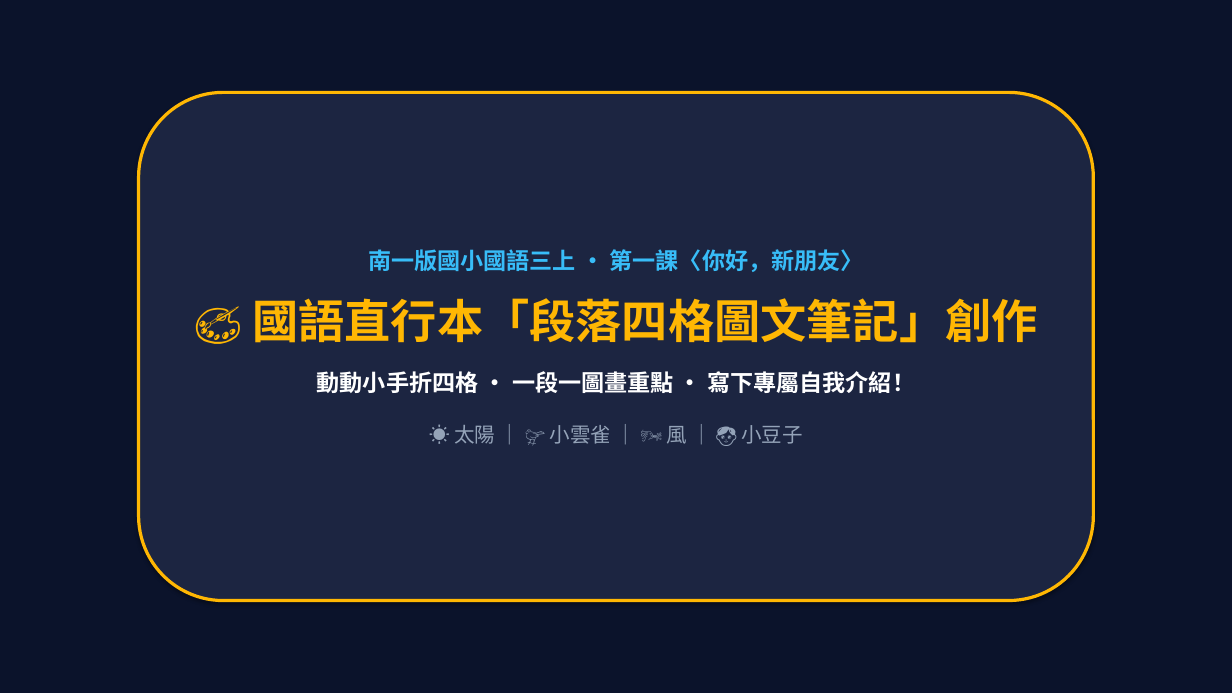
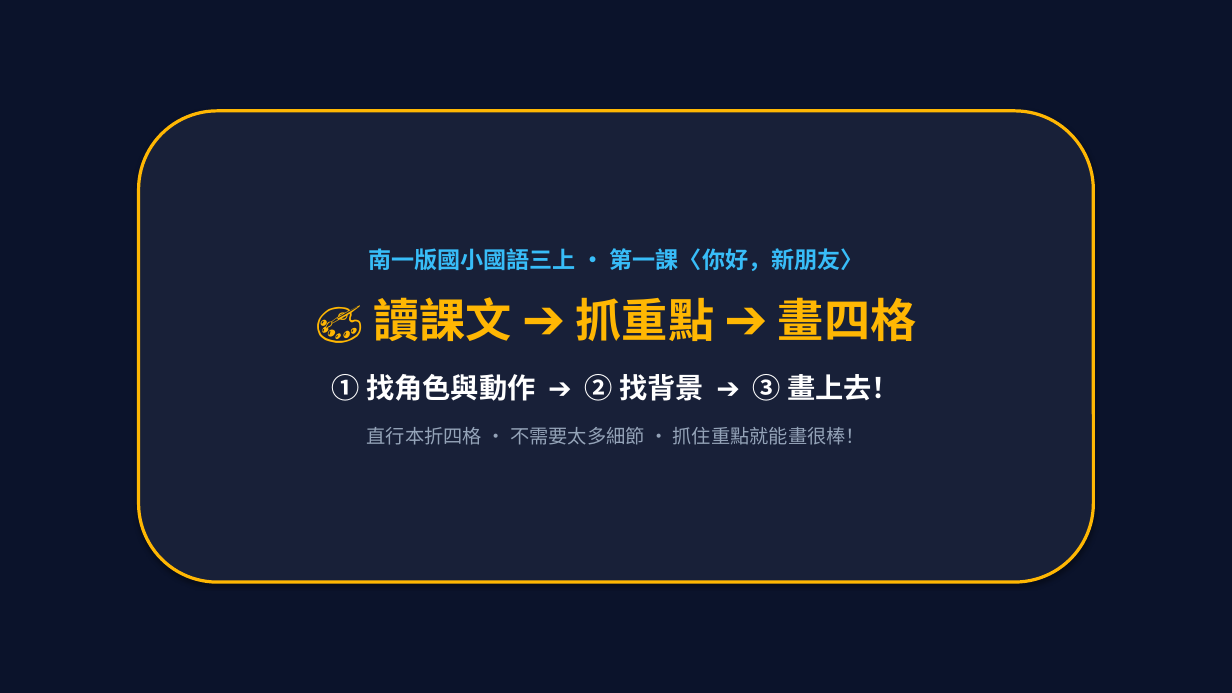
Before and after one commit to traveler-ux/teaching-presentation, a slide deck: slide 1 of outputs/國語第一課_直行本四格段落繪圖示範簡報.pptx. Drawn at 1232x693 pixels with LibreOffice and Linux fonts; fonts in the diff are those of the drawing. Boxes give left, top, right and bottom in pixels: in the first picture for what was removed or moved away, otherwise in the second. Text is boxed around its words. In the diff, an @@ line names an element or a change of style, - is before the commit and + after.

Commit message:
feat: 簡化直行本四格繪圖簡報為『找角色與動作➔找背景➔畫上去』三步驟教學架構

```diff
--- a/outputs/國語第一課_直行本四格段落繪圖示範簡報.pptx
+++ b/outputs/國語第一課_直行本四格段落繪圖示範簡報.pptx
@@ rounded rectangle "南一版國小國語三上 • 第一課〈你好，新朋友〉": place and size @@
-rounded rectangle "南一版國小國語三上 • 第一課〈你好，新朋友〉" at [139,92,1093,601]
+rounded rectangle "南一版國小國語三上 • 第一課〈你好，新朋友〉" at [139,111,1093,582]
@@ rounded rectangle "南一版國小國語三上 • 第一課〈你好，新朋友〉" at [139,111,1093,582]: fill #1C2541 to #182038 @@
@@ text in rounded rectangle at [332,297,917,445]: text changed; size 18 to 15 pt; text colour #FFFFFF to #94A3B8 @@
-🎨 國語直行本「段落四格圖文筆記」創作
-動動小手折四格 • 一段一圖畫重點 • 寫下專屬自我介紹！
-☀️ 太陽 ｜ 🐦 小雲雀 ｜ 🌬️ 風 ｜ 👦 小豆子
+🎨 讀課文 ➔ 抓重點 ➔ 畫四格
+① 找角色與動作 ➔ ② 找背景 ➔ ③ 畫上去！
+直行本折四格 • 不需要太多細節 • 抓住重點就能畫很棒！
```
Also in this commit, not shown: 5 other slides changed, 1 slide added, 1 slide removed, 1 other file.
